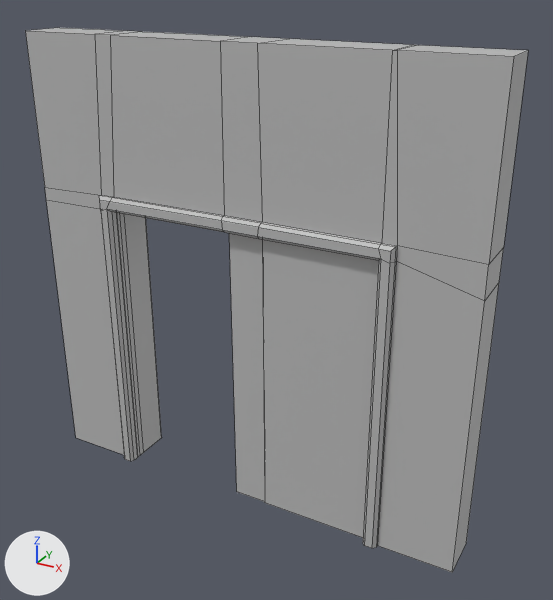
An edit to the FBX model Assets/_Assets/Meshes/Environment/Modular Kits/02 - Ruin Kit/RuinKit_PaperDoor_002_HalfOpen.fbx, drawn before and after from the same camera.
Camera for both pictures: a 50 mm camera at (3.84, -4.37, 5.65) aimed at (0.28, 2.1, 2.42). Arrows for +X, +Y and +Z are at lower left; the lights stay in place. Mesh edges are drawn as thin lines. Where no turn or scale is listed for an object, it has been applied to the vertices.

Objects in the first picture: 'PaperDoor_HalfOpen'.
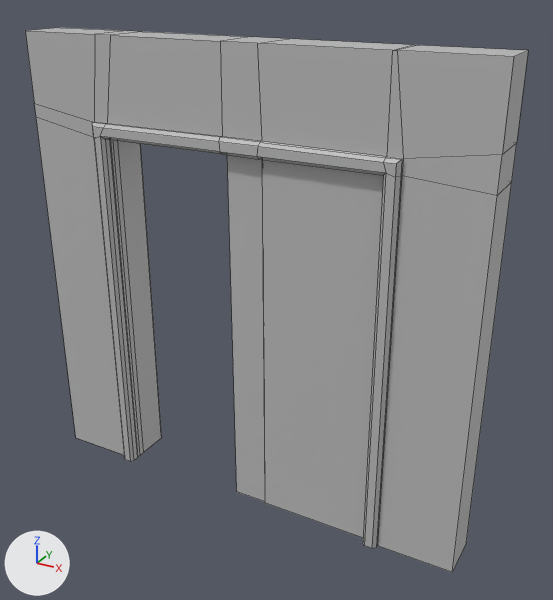
Boxes (x1, y1, x2, y2) around the edits, measured in the pictures (553 x 600 px; the box of a moved part takes in the faces that stretch with it):
part 1 of me_mesh, moved or reshaped: before (95, 34, 397, 548); after (92, 34, 403, 548)
part 2 of me_mesh, moved or reshaped: (26, 31, 124, 455) in both
part 3 of me_mesh, moved or reshaped: (377, 50, 528, 572) in both

The change, as a diff of the scene's bpy script:
```diff
--- a/Assets/_Assets/Meshes/Environment/Modular Kits/02 - Ruin Kit/RuinKit_PaperDoor_002_HalfOpen.fbx.py
+++ b/Assets/_Assets/Meshes/Environment/Modular Kits/02 - Ruin Kit/RuinKit_PaperDoor_002_HalfOpen.fbx.py
@@ me_mesh @@
 me_mesh.from_pydata(...)  # 142 vertices, 120 faces; spans x -2.5..2.5, y 1.68..2.32, z 0.02..5.02
 # used by ob_paperdoor_halfopen; location = (0.0, 0.0, 0.0)
+# me_mesh part 1: all 78 vertices in x -1.68..1.69, y 1.68..2.32, z 3.21..3.38 are moved by (0.0, 0.0, 0.78)
+# me_mesh part 2: all 4 vertices in x -2.5, y 1.75..2.25, z 3.2..3.35 are moved by (0.0, 0.0, 0.93)
+# me_mesh part 3: all 4 vertices in x 2.5, y 1.75..2.25, z 3.01..3.34 are moved by (0.0, 0.0, 0.93)
 me_mesh.materials.append(mat_lambert1)
```
